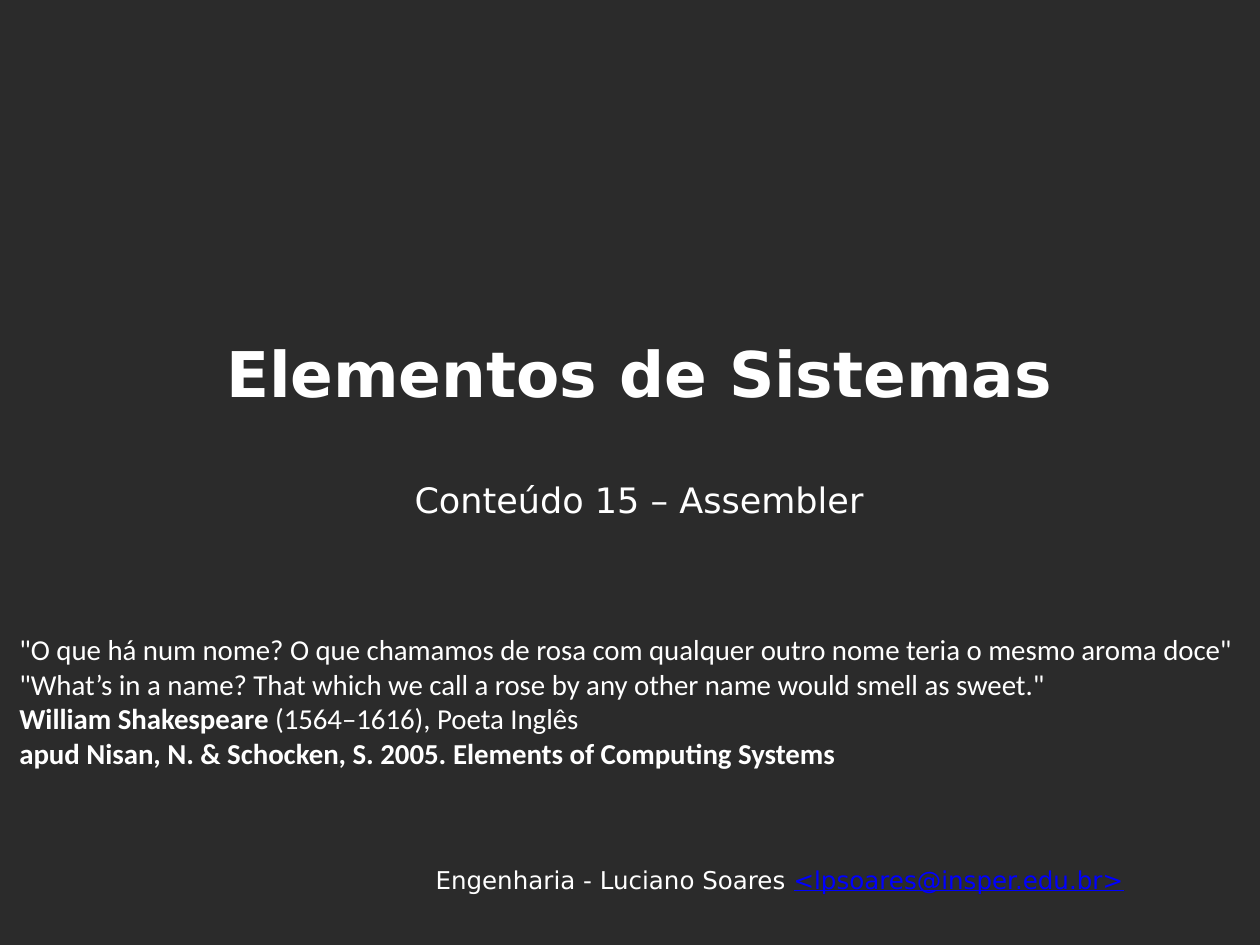
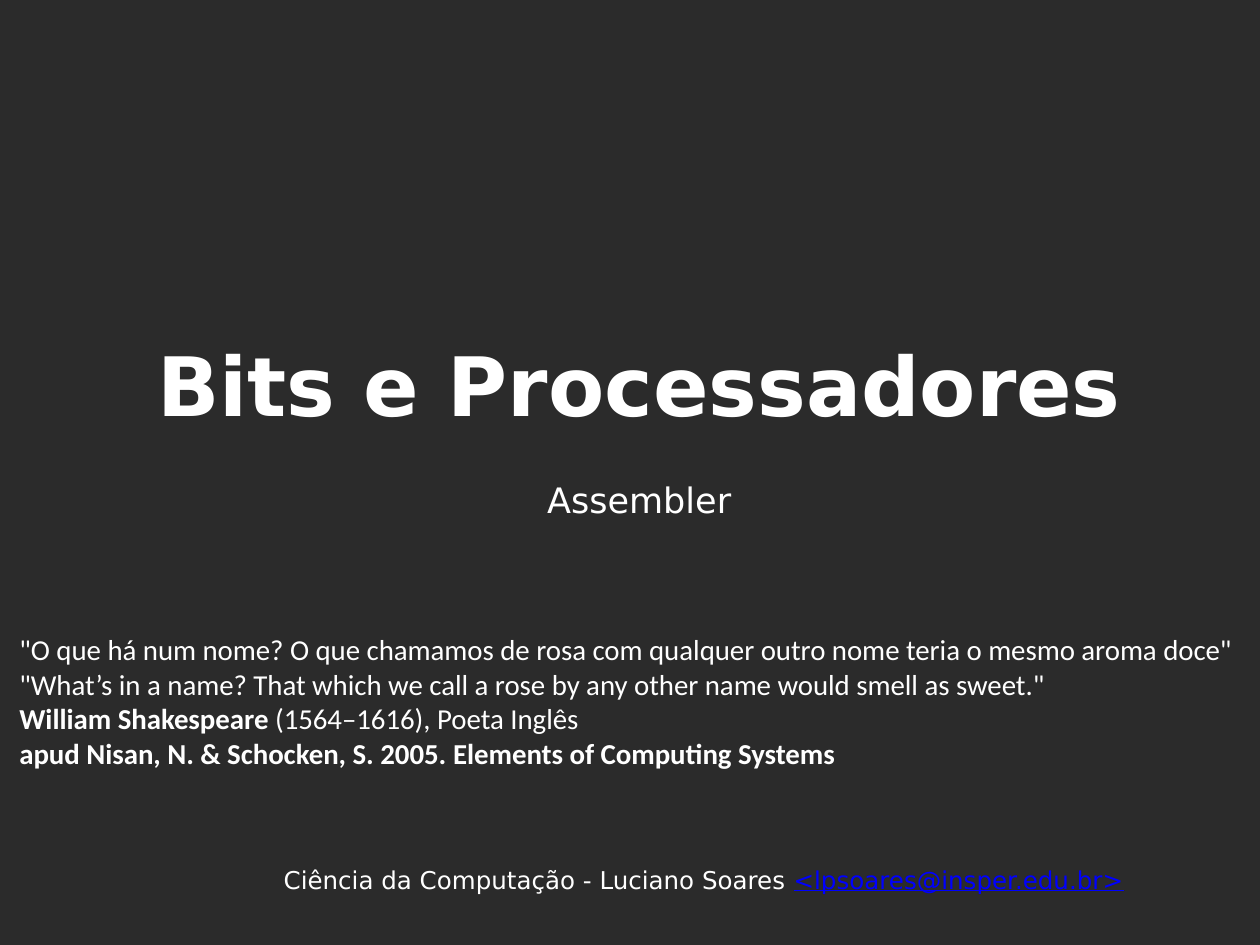
Before and after one commit to Insper/bits-e-proc, a slide deck: slide 1 of docs-src/slides/conteudoAssembler.pptx. Drawn at 1260x945 pixels with LibreOffice and Linux fonts; fonts in the diff are those of the drawing; background and template pictures are left out; a plain dark background stands for a picture behind light text. Boxes give left, top, right and bottom in pixels: in the first picture for what was removed or moved away, otherwise in the second. Text is boxed around its words. In the diff, an @@ line names an element or a change of style, - is before the commit and + after.

Commit message:
atualizando aula de assembler

```diff
--- a/docs-src/slides/conteudoAssembler.pptx
+++ b/docs-src/slides/conteudoAssembler.pptx
@@ text at [157,353,1121,417]: text changed; size 36 to 46.8 pt @@
-Elementos de Sistemas
+Bits e Processadores
@@ text at [547,486,731,514]: text changed @@
-Conteúdo 15 – Assembler
+Assembler
@@ text at [284,869,1123,894]: text changed @@
-Engenharia - Luciano Soares <lpsoares@insper.edu.br>
+Ciência da Computação - Luciano Soares <lpsoares@insper.edu.br>
```
Also in this commit, not shown: 14 other slides changed, 2 other files.
